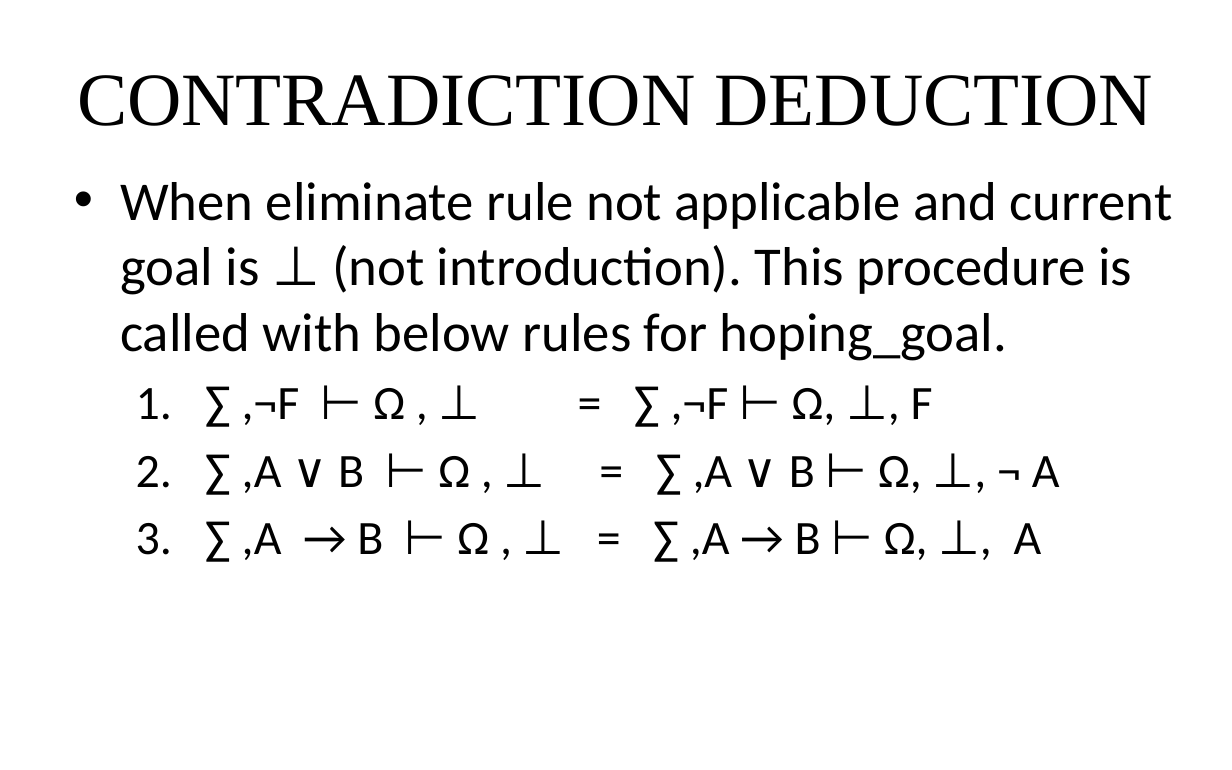
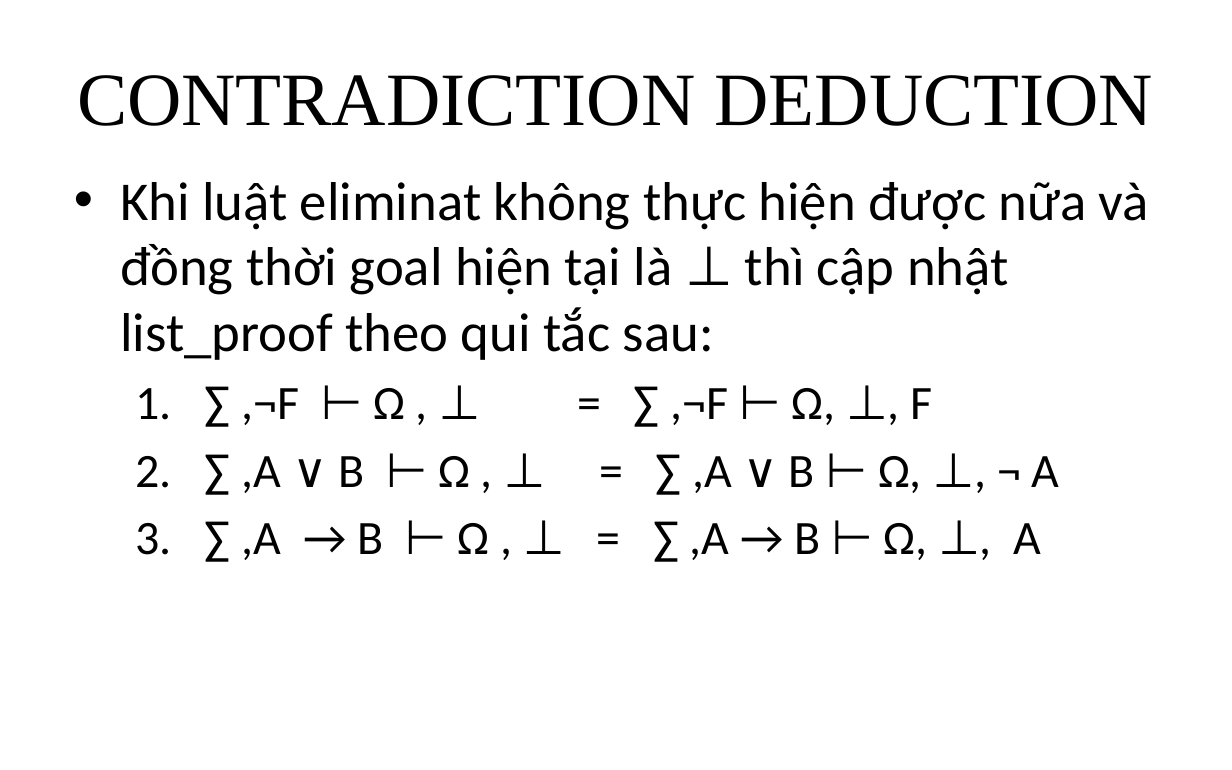
Before and after one commit to giang-rocker/logic, a slide deck: slide 20 of Report/SUY LUẬN TỰ NHIÊN.pptx (slide 23 before the commit). Drawn at 1232x770 pixels with LibreOffice and Linux fonts; fonts in the diff are those of the drawing. Boxes give left, top, right and bottom in pixels: in the first picture for what was removed or moved away, otherwise in the second. Text is boxed around its words. In the diff, an @@ line names an element or a change of style, - is before the commit and + after.

```diff
--- a/Report/SUY LUẬN TỰ NHIÊN.pptx
+++ b/Report/SUY LUẬN TỰ NHIÊN.pptx
@@ text at [120,182,1149,360]: text changed @@
-• When eliminate rule not applicable and current goal is ⊥ (not introduction). This procedure is called with below rules for hoping_goal.
+• Khi luật eliminat không thực hiện được nữa và đồng thời goal hiện tại là ⊥ thì cập nhật list_proof theo qui tắc sau:
```
Also in this commit, not shown: 8 other slides changed, 5 slides added, 13 slides removed.
